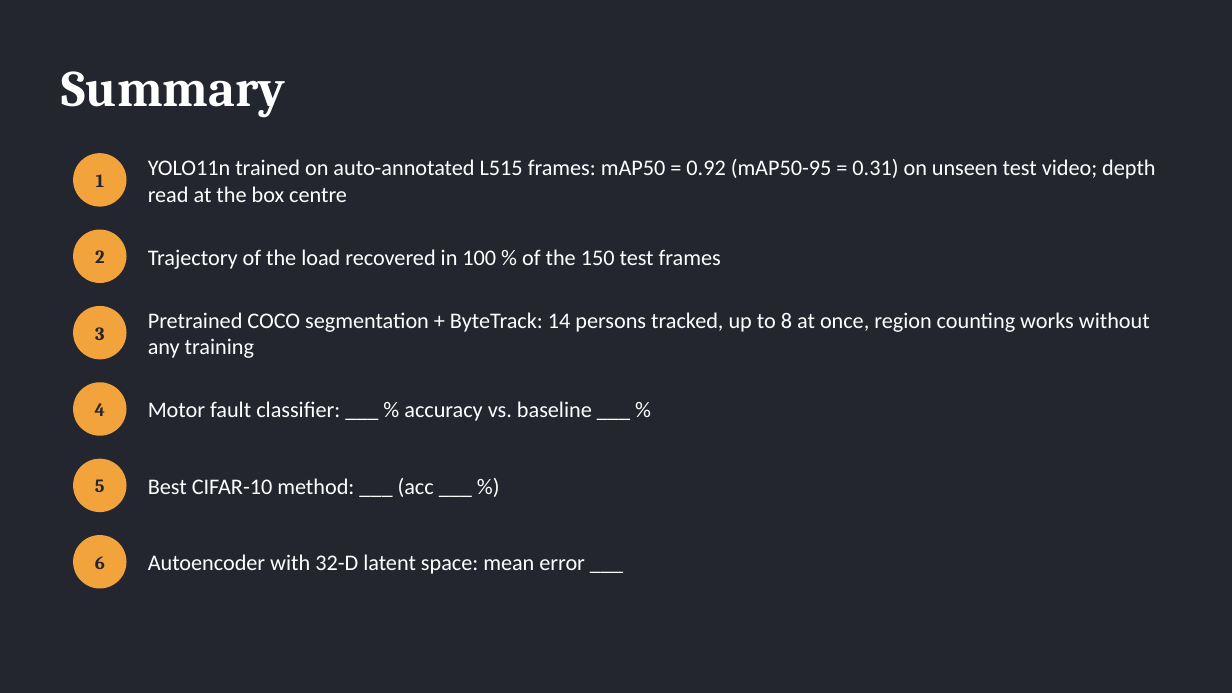
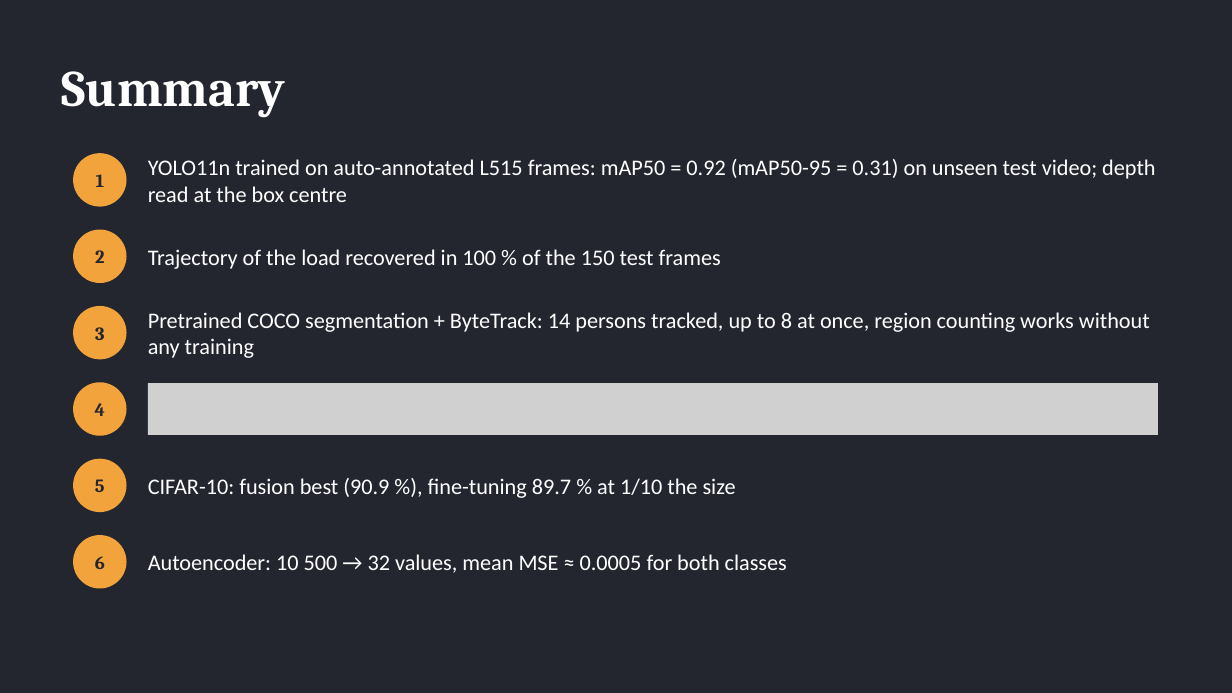
Before and after one commit to AreGundersen/MAS512, a slide deck: slide 18 of Assignment 1/MAS512_assignment1_gr5.pptx (slide 13 before the commit). Drawn at 1232x693 pixels with LibreOffice and Linux fonts; fonts in the diff are those of the drawing; grey boxes stand for pictures. Boxes give left, top, right and bottom in pixels: in the first picture for what was removed or moved away, otherwise in the second. Text is boxed around its words. In the diff, an @@ line names an element or a change of style, - is before the commit and + after.

```diff
--- a/Assignment 1/MAS512_assignment1_gr5.pptx
+++ b/Assignment 1/MAS512_assignment1_gr5.pptx
@@ picture added at (148,383,1158,435) @@
@@ text removed at (148,401,592,421) @@
-Motor fault classifier: ___ % accuracy vs. baseline ___ %
@@ text at (148,478,736,498): text changed @@
-Best CIFAR-10 method: ___ (acc ___ %)
+CIFAR-10: fusion best (90.9 %), fine-tuning 89.7 % at 1/10 the size
@@ text at (148,554,787,573): text changed @@
-Autoencoder with 32-D latent space: mean error ___
+Autoencoder: 10 500 → 32 values, mean MSE ≈ 0.0005 for both classes
```
Also in this commit, not shown: 2 other slides changed, 7 slides added, 2 slides removed, 29 other files.
